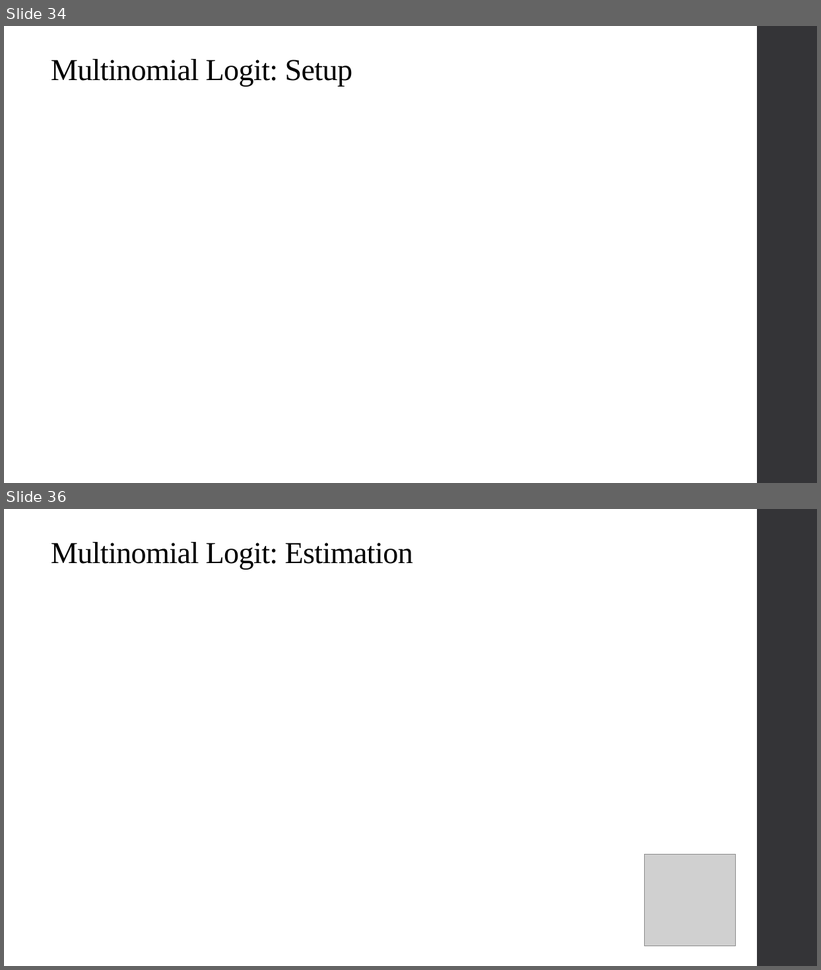
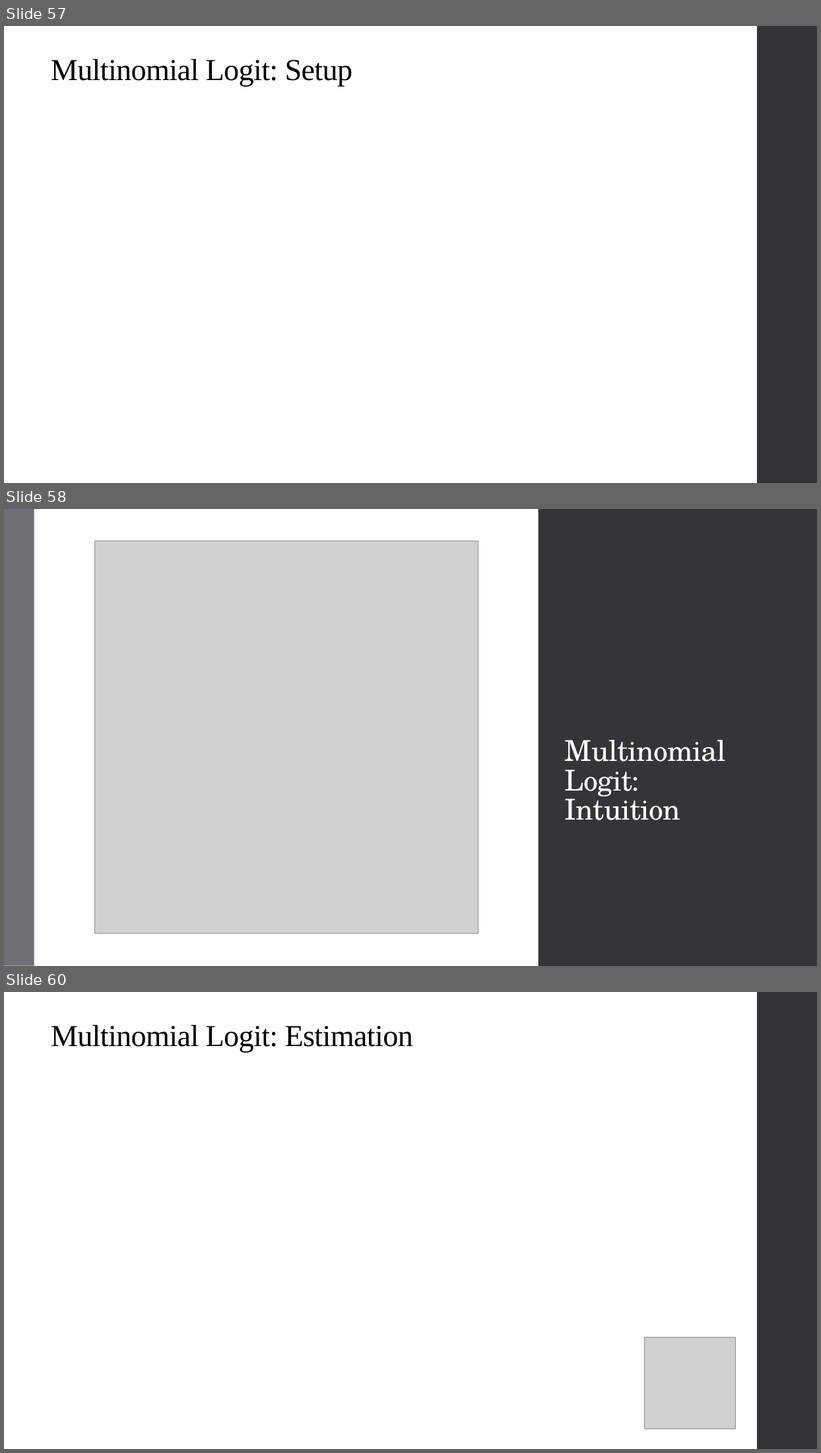
Before and after one commit to qiufei/fork-HAD5744, a slide deck: Lecture08_OtherNonlinearModels/Lecture8_NonlinearModels_2022F.pptx. Shown one above the other, each under a label of ours: slides 34 and 36 before the commit, slides 57, 58 and 60 after it; the slides between them are not shown. The pictures are 821x970 and 821x1453 pixels, drawn with LibreOffice and Linux fonts; fonts in the diff are those of the drawing; grey boxes stand for pictures. Boxes give left, top, right and bottom in pixels: in the first picture for what was removed or moved away, otherwise in the second. Text is boxed around its words. In the diff, an @@ line names an element or a change of style, - is before the commit and + after.

```diff
--- a/Lecture08_OtherNonlinearModels/Lecture8_NonlinearModels_2022F.pptx
+++ b/Lecture08_OtherNonlinearModels/Lecture8_NonlinearModels_2022F.pptx
@@ slide 58 added at <box>4,509,817,966</box>, background #FFFFFF; not listed: 1 template element that a slide beside it also shows @@
@@ rectangle added at <box>4,509,34,966</box>, fill #6F6F74 @@
@@ rectangle added at <box>34,509,539,966</box>, fill #FFFFFF @@
@@ rectangle added at <box>34,509,757,966</box>, fill #353537 @@
@@ rectangle added at <box>757,509,817,966</box>, fill #353537 @@
@@ picture added at <box>94,541,478,933</box> @@
@@ title added at <box>565,740,726,821</box>, 34 pt, text #FFFFFF @@
+Multinomial Logit: Intuition
@@ what was slide 34 is now slide 57 @@
@@ what was slide 36 is now slide 60 @@
```
Also in this commit, not shown: 6 slides changed, 33 other slides added, 1 slide removed, 2 other files.
